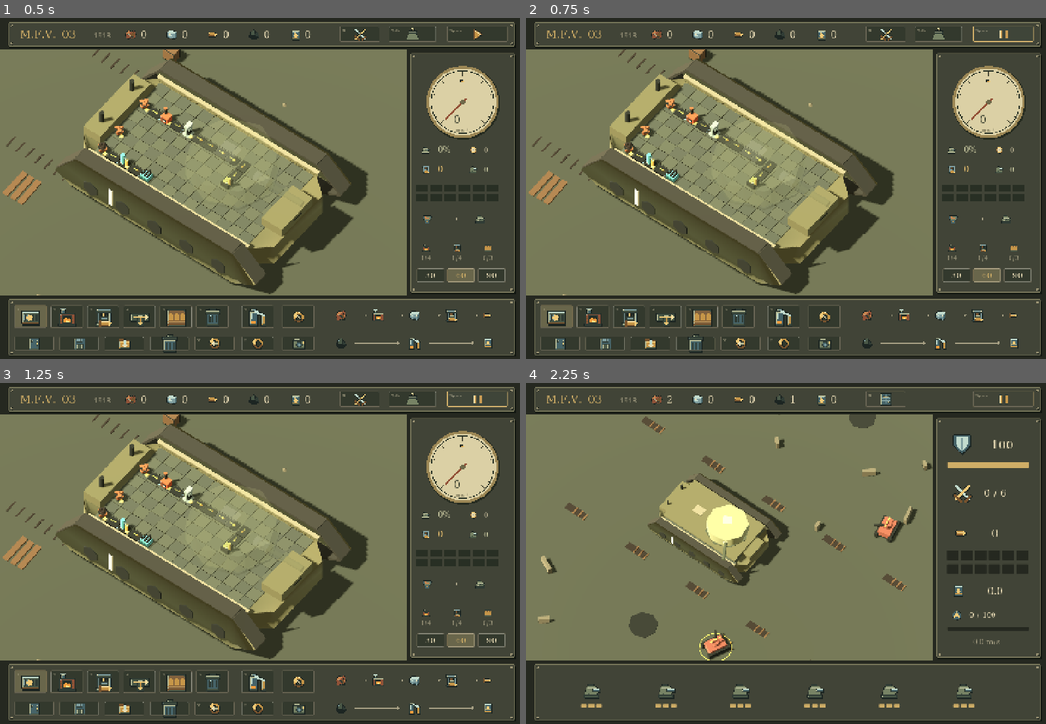
Above: before the commit, frames 1-4 (two rows, left to right).
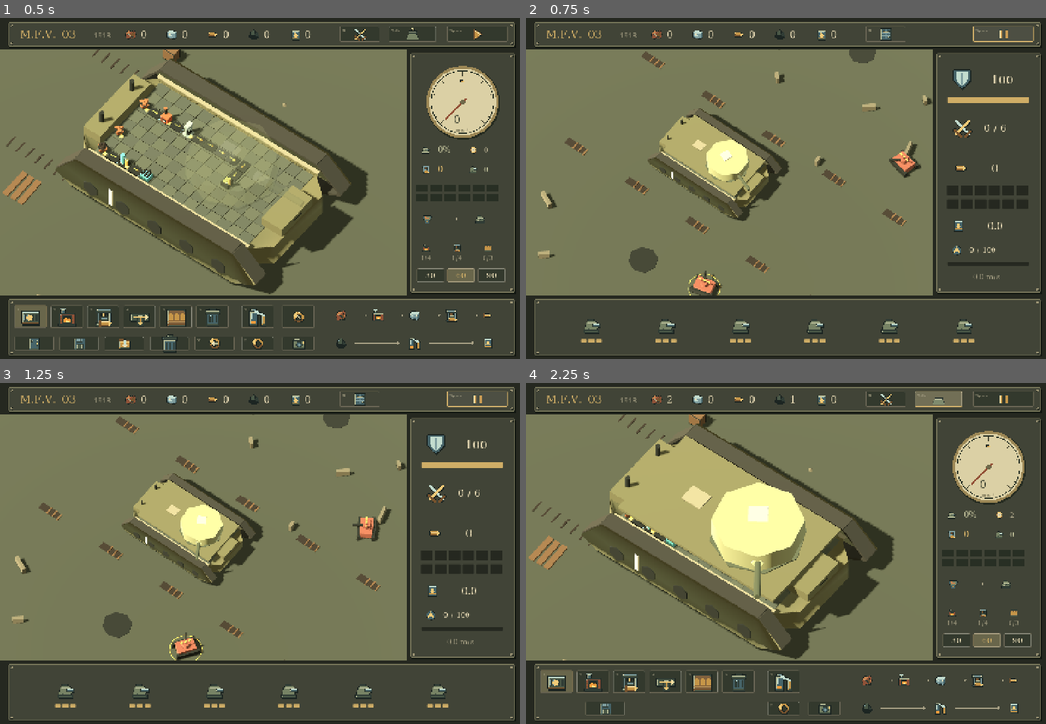
Above: after the commit, the same moments.

Repository: dicenull/last-supply-line
Game: Godot game, scene res://main.tscn
The game is run twice, just before and just after one commit, with the same random seed, the same clock (stepped at 60 frames per second) and the same inputs.
Inputs (mouse positions are in pixels of both pictures, inside the frame that each line leads up to):
- Up to frame 1 (0.5 s): no input
- Up to frame 2 (0.75 s): click (1004, 35) at 0.52 s
- Up to frame 3 (1.25 s): no input
- Up to frame 4 (2.25 s): click (884, 400) at 1.27 s; click (936, 400) at 2.02 s

Frame 1 is identical in both runs. In frame 2, 28% of the frame differs, in the area x 0-98%, y 2-99%; in frame 3, 28%; in frame 4, 29%, in the area x 0-98%, y 2-98%.

Commit message:
feat: separate playback from camera views and allow live line editing

Diff:
--- a/scripts/factory_view.gd
+++ b/scripts/factory_view.gd
@@ -15,6 +15,7 @@
 var battle_container: SubViewportContainer
 var factory_container: SubViewportContainer
 var battle_mode = false
+var started = false
 var battle_retry: Button
 const PixelIcons = preload("res://scripts/pixel_icons.gd")
 var pixel_icons = PixelIcons.new()
@@ -37,6 +38,7 @@
 var last_message = ""
 
 func _ready():
+	factory.auto_fire = false
 	factory.example()
 	factory.undo_stack.clear()
 	texture_filter = CanvasItem.TEXTURE_FILTER_NEAREST
@@ -80,12 +82,22 @@
 		icon_button("rate",Rect2(1147+i*84,691,76,38),func(): factory.rate = target,str(target))
 
 func toggle_running():
-	if battle_mode and battlefield.result != 0: return
+	ensure_battle()
+	if battlefield.result != 0: return
+	if not started:
+		started = true
+		world.playback_only = true
+		battle_mode = true
 	factory.running = not factory.running
+	refresh_view()
 
 func toggle_battle():
+	ensure_battle()
 	battle_mode = not battle_mode
-	if battle_mode and battlefield == null:
+	refresh_view()
+
+func ensure_battle():
+	if battlefield == null:
 		battle_container = SubViewportContainer.new()
 		battle_container.position = WORLD_RECT.position
 		battle_container.size = WORLD_RECT.size
@@ -100,15 +112,13 @@
 		battle_container.add_child(battle_viewport)
 		battlefield = BattleWorld.new()
 		battle_viewport.add_child(battlefield)
+
+func refresh_view():
 	factory_container.visible = not battle_mode
-	battle_container.visible = battle_mode
-	factory.auto_fire = not battle_mode
-	factory.running = battle_mode and battlefield.result == 0
-	world.old_shots = factory.shots
-	world.pending_shots = 0
+	if battle_container != null: battle_container.visible = battle_mode
 	hover = Vector2i(-1,-1)
 	for entry in icon_buttons:
-		entry.button.visible = not battle_mode or entry.icon in ["battle","play"]
+		entry.button.visible = (not battle_mode and (not started or live_control(entry.icon,entry.rect))) or entry.icon in ["battle","play"]
 	queue_redraw()
 
 func reset_battle():
@@ -116,8 +126,16 @@
 	battle_container.queue_free()
 	battlefield = null
 	battle_mode = false
+	started = false
+	world.playback_only = false
 	factory.reset_trial()
-	toggle_battle()
+	ensure_battle()
+	refresh_view()
+
+func live_control(icon: String, rect: Rect2) -> bool:
+	# Whole-layout actions reset simulation; local construction does not.
+	if icon == "erase" and rect.position.y > 850: return false
+	return icon in ["belt","furnace","press","splitter","depot","refinery","erase","rotate","rate","play","battle","roof","camera","save"]
 
 func reset_camera():
 	world.yaw = 0.65
@@ -126,7 +144,9 @@
 	world.update_camera()
 
 func icon_button(icon: String, rect: Rect2, action: Callable, keycap: String = "") -> Button:
-	var b = add_button("",rect,action)
+	var b = add_button("",rect,func():
+		if started and not live_control(icon,rect): return
+		action.call())
 	b.add_theme_stylebox_override("normal",style(Color.TRANSPARENT,MUTED.darkened(0.4)))
 	b.add_theme_stylebox_override("hover",style(Color(1,1,1,0.06),GOLD))
 	b.add_theme_stylebox_override("pressed",style(Color(1,0.8,0.4,0.12),GOLD))
@@ -166,6 +186,7 @@
 	factory.message = "配置を保存しました。物資や計測値は保存しません。"
 
 func load_layout():
+	if started: return
 	if not FileAccess.file_exists("user://ammo_layout.json"):
 		factory.message = "保存済みの配置がありません。"
 		return
@@ -192,11 +213,14 @@
 	start_button.text = ""
 	for kind in tool_buttons:
 		tool_buttons[kind].add_theme_color_override("font_color",GOLD if selected == kind else MUTED)
-	if battle_mode:
-		battlefield.tick_battle(factory,minf(delta,0.1))
-	else:
+	if started: battlefield.tick_battle(factory,minf(delta,0.1))
+	if not battle_mode:
 		world.sync(factory,hover,selected,direction,delta)
-	battle_retry.visible = battle_mode and battlefield.result != 0
+		if started:
+			world.turret.rotation.y = battlefield.turret.rotation.y
+			world.barrel.position.x = battlefield.barrel.position.x
+			world.muzzle.visible = battlefield.muzzle.visible
+	battle_retry.visible = battle_mode and started and battlefield.result != 0
 	queue_redraw()
 
 func cell_at(pos: Vector2) -> Vector2i:
@@ -208,7 +232,9 @@
 func paint(p: Vector2i, erase: bool):
 	if p == last_paint: return
 	last_paint = p
+	var was_running = factory.running
 	factory.edit(p,"erase" if erase else selected,direction)
+	if started: factory.running = was_running
 
 func _input(event):
 	if event is InputEventMouseMotion or event is InputEventMouseButton:
@@ -221,11 +247,12 @@
 	if battle_mode:
 		if event is InputEventKey and event.pressed and not event.echo:
 			if event.keycode == KEY_SPACE: toggle_running()
-			if event.keycode == KEY_R and battlefield.result != 0: reset_battle()
+			if event.keycode == KEY_R and started and battlefield.result != 0: reset_battle()
+			if event.keycode == KEY_TAB and not battle_mode: world.toggle_roof()
 		return
 	if event is InputEventKey and event.pressed and not event.echo:
 		match event.keycode:
-			KEY_SPACE: factory.running = not factory.running
+			KEY_SPACE: toggle_running()
 			KEY_TAB: world.toggle_roof()
 			KEY_LEFT:
 				world.yaw -= 0.12
@@ -240,8 +267,12 @@
 				world.pitch = clampf(world.pitch-0.08,0.65,1.35)
 				world.update_camera()
 			KEY_R: direction = (direction+1)%4
-			KEY_Q: factory.rotate(hover)
-			KEY_Z: factory.undo()
+			KEY_Q:
+				var was_running = factory.running
+				factory.rotate(hover)
+				if started: factory.running = was_running
+			KEY_Z:
+				if not started: factory.undo()
 			KEY_1: selected = "belt"
 			KEY_2: selected = "furnace"
 			KEY_3: selected = "press"
@@ -325,6 +356,7 @@
 	instrument_panel()
 	metal_panel(Rect2(24,776,1392,154))
 	for entry in icon_buttons:
+		if not entry.button.visible: continue
 		var rect: Rect2 = entry.rect
 		var picked = selected == entry.icon or (entry.icon == "rate" and str(factory.rate) == entry.key) or (entry.icon == "roof" and world.roof_closed)
 		panel(rect,Color("69664b") if picked else Color("33392d"),GOLD if picked else Color("77765a"))
@@ -411,7 +443,7 @@
 	for entry in icon_buttons:
 		if not entry.button.visible: continue
 		panel(entry.rect,PANEL,GOLD)
-		symbol("example" if entry.icon == "battle" else ("pause" if factory.running else "play"),entry.rect.get_center(),0.85)
+		symbol(("example" if battle_mode else "camera") if entry.icon == "battle" else ("roof_open" if not world.roof_closed else "roof") if entry.icon == "roof" else ("pause" if factory.running else "play"),entry.rect.get_center(),0.85)
 		text_at(entry.key,entry.rect.position+Vector2(7,15),11,MUTED)
 	symbol("shield",Vector2(1200,169),1.5)
 	text_at(str(battlefield.hull),Vector2(1280,182),32,INK)
--- a/scripts/tank_world.gd
+++ b/scripts/tank_world.gd
@@ -28,6 +28,7 @@
 var projectiles: Array = []
 var recoil = 0.0
 var old_shots = 0
+var playback_only = false
 var shot_time = 0.0
 
 func material(name: String, color: String, metal: float = 0.0, glow: float = 0.0) -> StandardMaterial3D:
@@ -289,6 +290,7 @@
 	target_angle = fposmod(visual_shots*PI/2,TAU)
 
 func update_gun(factory, delta: float):
+	if playback_only: return
 	if factory.shots < old_shots:
 		pending_shots = 0
 		visual_shots = 0
--- a/tests/battle_test.gd
+++ b/tests/battle_test.gd
@@ -22,6 +22,8 @@
 	game.factory.example()
 	var layout = game.factory.layout()
 	game.toggle_battle()
+	check(not game.started and not game.factory.running,"B previews exterior without starting simulation")
+	game.toggle_running()
 	check(game.battle_mode and not game.factory.auto_fire,"battle mode disables test firing")
 	check(game.factory.layout() == layout,"entering battle preserves factory layout")
 	check(game.battlefield.roof_closed and game.battlefield.mats.turret_armor.albedo_color.a == 1.0,"battle presents opaque tank exterior")
@@ -40,11 +42,25 @@
 	var combat_time = game.battlefield.elapsed
 	var hp = game.battlefield.hull
 	game.toggle_battle()
-	check(not game.factory.running and game.factory.auto_fire,"return to factory pauses encounter and restores test mode")
+	check(game.factory.running and not game.factory.auto_fire,"interior view leaves simulation running")
+	game.paint(Vector2i(10,7),false)
+	check(game.factory.cells.has(Vector2i(10,7)) and game.factory.running,"live placement preserves running state")
+	game.last_paint = Vector2i(-1,-1)
+	game.paint(Vector2i(10,7),true)
+	check(not game.factory.cells.has(Vector2i(10,7)) and game.factory.running,"live removal preserves running state")
+	var before_progress = game.battlefield.elapsed
+	game._process(0.1)
+	check(game.battlefield.elapsed > before_progress,"battle advances while viewing interior")
+	combat_time = game.battlefield.elapsed
+	hp = game.battlefield.hull
 	check(game.factory.layout() == layout,"return preserves layout")
 	check(game.battlefield.elapsed == combat_time and game.battlefield.hull == hp,"return preserves encounter state")
 	game.toggle_battle()
 	game.toggle_running()
+	game.toggle_battle()
+	check(not game.factory.running,"B preserves paused state")
+	game.paint(Vector2i(11,7),false)
+	check(game.factory.cells.has(Vector2i(11,7)) and not game.factory.running,"editing while paused preserves paused state")
 	advance(3)
 	check(game.battlefield.elapsed == combat_time,"pause freezes combat and production")
 	game.toggle_running()
@@ -52,6 +68,8 @@
 	check(game.battlefield.result == 1 and game.battlefield.kills == 6,"sample factory travels route and defeats all six opponents")
 	check(not game.factory.running,"victory stops encounter")
 	game.reset_battle()
+	check(not game.started and not game.factory.running,"retry returns to preparation")
+	game.toggle_running()
 	check(game.battlefield.result == 0 and game.battlefield.hull == 100 and game.factory.shots == 0,"retry resets encounter and stock without changing layout")
 	game.factory.clear_layout(false)
 	game.factory.running = true
@@ -59,6 +77,8 @@
 	advance(2)
 	check(game.factory.shots > 0 and game.battlefield.distance == 0,"fuel-starved tank can still fire stocked ammunition")
 	game.reset_battle()
+	check(not game.started and not game.factory.running,"retry returns to preparation")
+	game.toggle_running()
 	game.factory.clear_layout(false)
 	game.factory.running = true
 	game.factory.fuel = 12.0
@@ -77,6 +97,8 @@
 	advance(1)
 	check(game.battlefield.player.position.x > before_click.x and game.battlefield.player.position.z == 0,"battlefield clicks do not steer or change automatic advance")
 	game.reset_battle()
+	check(not game.started and not game.factory.running,"retry returns to preparation")
+	game.toggle_running()
 	game.factory.clear_layout(false)
 	game.factory.running = true
 	advance(100)
--- a/tests/tank_ui_test.gd
+++ b/tests/tank_ui_test.gd
@@ -91,9 +91,9 @@
 	check(game.factory.count_kind("press") == 1,"example layout built inside tank")
 	await click(Vector2(1290,45))
 	check(game.factory.running,"instrument panel starts factory")
-	for i in range(300): game.factory.step(0.25)
+	for i in range(200): game._process(0.1)
 	await screenshot("res://preview-tank.png")
-	check(game.factory.shots > 20 and game.world.goods_pool.size() > 0,"real 3D materials supply firing cannon")
+	check(game.factory.shots > 0 and game.battlefield.visual_shots > 0,"real 3D materials supply firing cannon")
 	await key(KEY_SPACE)
 	var frames = game.world.item_frames(game.factory)
 	await create_timer(0.2).timeout
@@ -101,6 +101,8 @@
 	check(game.start_button.text.is_empty(),"UI has no explanatory button text")
 	# Run the same simulation and animation clock together, with real ammunition use.
 	game.set_process(false)
+	game.world.playback_only = false
+	game.factory.auto_fire = true
 	game.factory.clear_layout(false)
 	game.factory.rate = 60
 	game.factory.running = true
